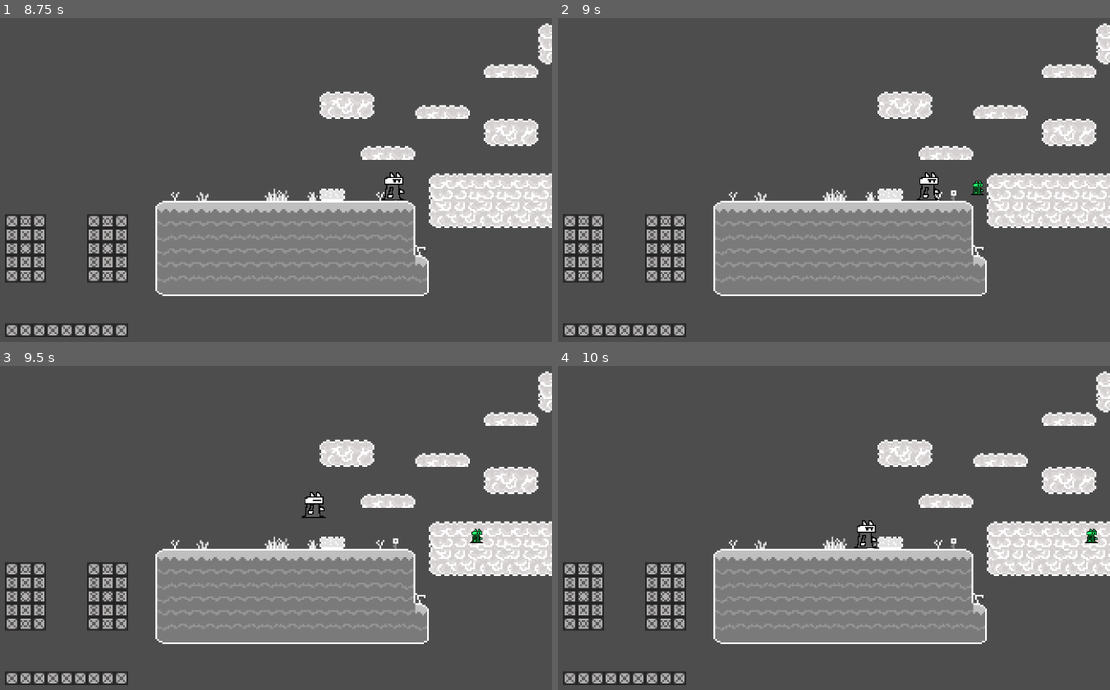
Above: before the commit, frames 1-4 (two rows, left to right).
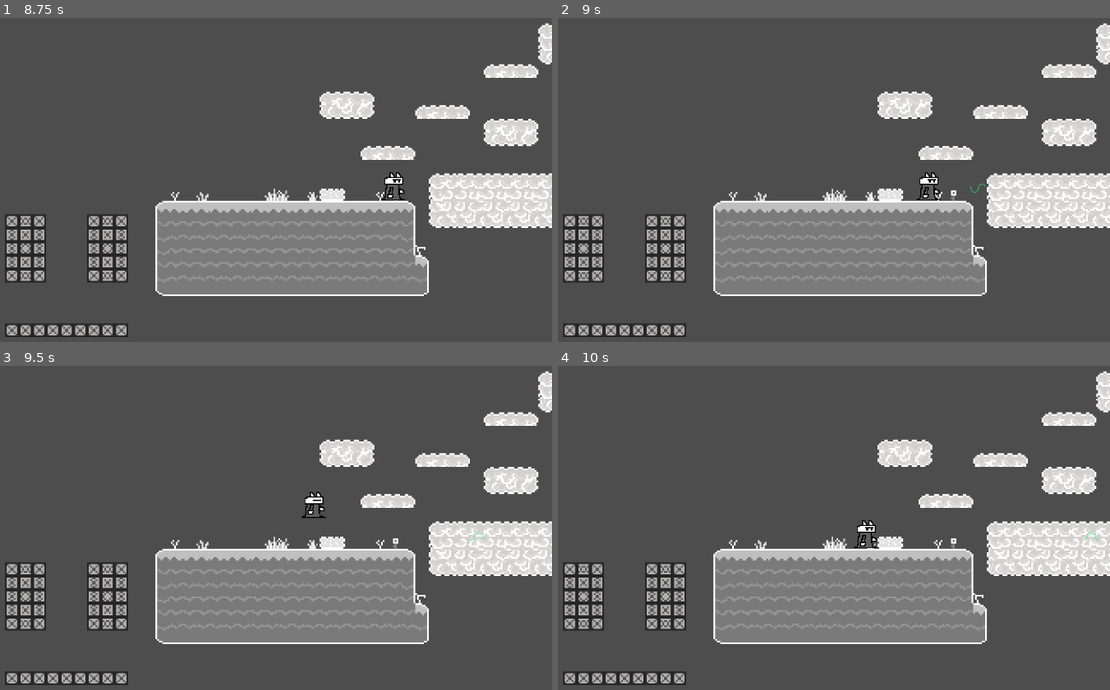
Above: after the commit, the same moments.

Repository: MidnightWolfe/Github-Game-Jam-2024
Game: Godot game, scene res://node_2d.tscn
Two runs of this game, one before a commit and one after it. Both use one fixed random seed, a clock stepped at 60 frames per second and the inputs below.
Inputs:
- Up to frame 1 (8.75 s): hold D (right) 0.53-1.28 s; tap Space (ui_select) at 0.77, 1.52, 3.02, 3.77, 4.52, 5.75, 6.02, 6.77, 7.52 s; hold S (down) 1.28-2.03 s; tap Enter at 2 s; hold D (right) 2.03-2.78 s; hold W (up) 2.78-3.53 s; hold A (left) 3.53-5.03 s; hold S (down) 5.03-5.78 s; hold D (right) 5.78-6.53 s; hold W (up) 6.53-7.28 s; hold D (right) 7.28-8.03 s; hold S (down) from 8.03 s (still down)
- Up to frame 2 (9 s): tap Enter at 8.75 s; release S (down) at 8.78 s; hold A (left) from 8.78 s (still down)
- Up to frame 3 (9.5 s): keep holding A (left); tap Space (ui_select) at 9.02 s
- Up to frame 4 (10 s): release A (left) at 9.53 s; hold W (up) from 9.53 s (still down); tap Space (ui_select) at 9.77 s

Frame 1 is identical in both runs. In frame 2, less than 0.1% of the frame differs, in the area x 74-78%, y 50-55%; in frame 3, less than 0.1%, in the area x 84-88%, y 50-55%; in frame 4, less than 0.1%.

Commit message:
Changed projectile sprite

Diff:
--- a/gamejam/player.gd
+++ b/gamejam/player.gd
@@ -20,7 +20,7 @@
 
 
 
-func _physics_process(delta):
+func _physics_process(_delta):
 	#get_input()	#Getting the player inputs
 
 	##Get the player to move in left / right directions
@@ -86,5 +86,5 @@
 
 
 # Called every frame. 'delta' is the elapsed time since the previous frame.
-func _process(delta: float) -> void:
+func _process(_delta: float) -> void:
 	pass
--- a/gamejam/spells.gd
+++ b/gamejam/spells.gd
@@ -4,22 +4,19 @@
 var velocity = Vector2()
 var colour = Color()
 
-@onready var sprite = $Sprite2D
-
-var image = Image.load_from_file("res://Sprites/player.png")
-var texture = ImageTexture.create_from_image(image)
-
-func _set_colour(colour):
-	self.colour = colour
+@onready var animationSprite = $AnimatedSprite2D
 
 func _ready() -> void:
-	sprite.texture = texture
-	sprite.modulate = colour
+	animationSprite.modulate = colour
+	pass
 
 func _physics_process(delta: float) -> void:
 	velocity.x = SPEED * delta
 	translate(velocity)
+	animationSprite.play("projectile")
 
+func _set_colour(newColour):
+	colour = newColour
 
 func _on_visible_on_screen_notifier_2d_screen_exited() -> void:
 	queue_free()
--- a/gamejam/spells.tscn
+++ b/gamejam/spells.tscn
@@ -1,19 +1,210 @@
-[gd_scene load_steps=4 format=3 uid="uid://ch2auvsqkytcs"]
+[gd_scene load_steps=31 format=3 uid="uid://ch2auvsqkytcs"]
 
 [ext_resource type="Script" path="res://spells.gd" id="1_umqmt"]
-[ext_resource type="Texture2D" uid="uid://c6pw1dkegurkk" path="res://Sprites/player.png" id="2_t5wqg"]
+[ext_resource type="Texture2D" uid="uid://b8pkfxfansnww" path="res://Sprites/projectile.png" id="3_w5dkm"]
 
 [sub_resource type="RectangleShape2D" id="RectangleShape2D_0wjn4"]
 size = Vector2(23, 25)
 
+[sub_resource type="AtlasTexture" id="AtlasTexture_mdxpo"]
+atlas = ExtResource("3_w5dkm")
+region = Rect2(0, 0, 32, 32)
+
+[sub_resource type="AtlasTexture" id="AtlasTexture_wd2an"]
+atlas = ExtResource("3_w5dkm")
+region = Rect2(32, 0, 32, 32)
+
+[sub_resource type="AtlasTexture" id="AtlasTexture_alrsf"]
+atlas = ExtResource("3_w5dkm")
+region = Rect2(64, 0, 32, 32)
+
+[sub_resource type="AtlasTexture" id="AtlasTexture_l6jl7"]
+atlas = ExtResource("3_w5dkm")
+region = Rect2(96, 0, 32, 32)
+
+[sub_resource type="AtlasTexture" id="AtlasTexture_jpe38"]
+atlas = ExtResource("3_w5dkm")
+region = Rect2(128, 0, 32, 32)
+
+[sub_resource type="AtlasTexture" id="AtlasTexture_ewn18"]
+atlas = ExtResource("3_w5dkm")
+region = Rect2(0, 32, 32, 32)
+
+[sub_resource type="AtlasTexture" id="AtlasTexture_if15d"]
+atlas = ExtResource("3_w5dkm")
+region = Rect2(32, 32, 32, 32)
+
+[sub_resource type="AtlasTexture" id="AtlasTexture_j3ay1"]
+atlas = ExtResource("3_w5dkm")
+region = Rect2(64, 32, 32, 32)
+
+[sub_resource type="AtlasTexture" id="AtlasTexture_tj716"]
+atlas = ExtResource("3_w5dkm")
+region = Rect2(96, 32, 32, 32)
+
+[sub_resource type="AtlasTexture" id="AtlasTexture_a2c78"]
+atlas = ExtResource("3_w5dkm")
+region = Rect2(128, 32, 32, 32)
+
+[sub_resource type="AtlasTexture" id="AtlasTexture_dpg6n"]
+atlas = ExtResource("3_w5dkm")
+region = Rect2(0, 64, 32, 32)
+
+[sub_resource type="AtlasTexture" id="AtlasTexture_5a5nl"]
+atlas = ExtResource("3_w5dkm")
+region = Rect2(32, 64, 32, 32)
+
+[sub_resource type="AtlasTexture" id="AtlasTexture_25mq4"]
+atlas = ExtResource("3_w5dkm")
+region = Rect2(64, 64, 32, 32)
+
+[sub_resource type="AtlasTexture" id="AtlasTexture_4428n"]
+atlas = ExtResource("3_w5dkm")
+region = Rect2(96, 64, 32, 32)
+
+[sub_resource type="AtlasTexture" id="AtlasTexture_5s3l2"]
+atlas = ExtResource("3_w5dkm")
+region = Rect2(128, 64, 32, 32)
+
+[sub_resource type="AtlasTexture" id="AtlasTexture_x75tq"]
+atlas = ExtResource("3_w5dkm")
+region = Rect2(0, 96, 32, 32)
+
+[sub_resource type="AtlasTexture" id="AtlasTexture_m5jj1"]
+atlas = ExtResource("3_w5dkm")
+region = Rect2(32, 96, 32, 32)
+
+[sub_resource type="AtlasTexture" id="AtlasTexture_7umcs"]
+atlas = ExtResource("3_w5dkm")
+region = Rect2(64, 96, 32, 32)
+
+[sub_resource type="AtlasTexture" id="AtlasTexture_krosg"]
+atlas = ExtResource("3_w5dkm")
+region = Rect2(96, 96, 32, 32)
+
+[sub_resource type="AtlasTexture" id="AtlasTexture_jnt06"]
+atlas = ExtResource("3_w5dkm")
+region = Rect2(128, 96, 32, 32)
+
+[sub_resource type="AtlasTexture" id="AtlasTexture_7tgab"]
+atlas = ExtResource("3_w5dkm")
+region = Rect2(0, 128, 32, 32)
+
+[sub_resource type="AtlasTexture" id="AtlasTexture_3y2c4"]
+atlas = ExtResource("3_w5dkm")
+region = Rect2(32, 128, 32, 32)
+
+[sub_resource type="AtlasTexture" id="AtlasTexture_k0ud7"]
+atlas = ExtResource("3_w5dkm")
+region = Rect2(64, 128, 32, 32)
+
+[sub_resource type="AtlasTexture" id="AtlasTexture_mgt8f"]
+atlas = ExtResource("3_w5dkm")
+region = Rect2(96, 128, 32, 32)
+
+[sub_resource type="AtlasTexture" id="AtlasTexture_o0dgc"]
+atlas = ExtResource("3_w5dkm")
+region = Rect2(128, 128, 32, 32)
+
+[sub_resource type="AtlasTexture" id="AtlasTexture_1uynf"]
+atlas = ExtResource("3_w5dkm")
+region = Rect2(0, 160, 32, 32)
+
+[sub_resource type="SpriteFrames" id="SpriteFrames_fqgrt"]
+animations = [{
+"frames": [{
+"duration": 1.0,
+"texture": SubResource("AtlasTexture_mdxpo")
+}, {
+"duration": 1.0,
+"texture": SubResource("AtlasTexture_wd2an")
+}, {
+"duration": 1.0,
+"texture": SubResource("AtlasTexture_alrsf")
+}, {
+"duration": 1.0,
+"texture": SubResource("AtlasTexture_l6jl7")
+}, {
+"duration": 1.0,
+"texture": SubResource("AtlasTexture_jpe38")
+}, {
+"duration": 1.0,
+"texture": SubResource("AtlasTexture_ewn18")
+}, {
+"duration": 1.0,
+"texture": SubResource("AtlasTexture_if15d")
+}, {
+"duration": 1.0,
+"texture": SubResource("AtlasTexture_j3ay1")
+}, {
+"duration": 1.0,
+"texture": SubResource("AtlasTexture_tj716")
+}, {
+"duration": 1.0,
+"texture": SubResource("AtlasTexture_a2c78")
+}, {
+"duration": 1.0,
+"texture": SubResource("AtlasTexture_dpg6n")
+}, {
+"duration": 1.0,
+"texture": SubResource("AtlasTexture_5a5nl")
+}, {
+"duration": 1.0,
+"texture": SubResource("AtlasTexture_25mq4")
+}, {
+"duration": 1.0,
+"texture": SubResource("AtlasTexture_4428n")
+}, {
+"duration": 1.0,
+"texture": SubResource("AtlasTexture_5s3l2")
+}, {
+"duration": 1.0,
+"texture": SubResource("AtlasTexture_x75tq")
+}, {
+"duration": 1.0,
+"texture": SubResource("AtlasTexture_m5jj1")
+}, {
+"duration": 1.0,
+"texture": SubResource("AtlasTexture_7umcs")
+}, {
+"duration": 1.0,
+"texture": SubResource("AtlasTexture_krosg")
+}, {
+"duration": 1.0,
+"texture": SubResource("AtlasTexture_jnt06")
+}, {
+"duration": 1.0,
+"texture": SubResource("AtlasTexture_7tgab")
+}, {
+"duration": 1.0,
+"texture": SubResource("AtlasTexture_3y2c4")
+}, {
+"duration": 1.0,
+"texture": SubResource("AtlasTexture_k0ud7")
+}, {
+"duration": 1.0,
+"texture": SubResource("AtlasTexture_mgt8f")
+}, {
+"duration": 1.0,
+"texture": SubResource("AtlasTexture_o0dgc")
+}, {
+"duration": 1.0,
+"texture": SubResource("AtlasTexture_1uynf")
+}],
+"loop": true,
+"name": &"projectile",
+"speed": 60.0
+}]
+
 [node name="Spells" type="Area2D"]
 script = ExtResource("1_umqmt")
-
-[node name="Sprite2D" type="Sprite2D" parent="."]
-texture = ExtResource("2_t5wqg")
 
 [node name="CollisionShape2D2" type="CollisionShape2D" parent="."]
 position = Vector2(-0.5, -0.5)
 shape = SubResource("RectangleShape2D_0wjn4")
 
 [node name="VisibleOnScreenNotifier2D2" type="VisibleOnScreenNotifier2D" parent="."]
+
+[node name="AnimatedSprite2D" type="AnimatedSprite2D" parent="."]
+sprite_frames = SubResource("SpriteFrames_fqgrt")
+animation = &"projectile"
Binary file added: gamejam/Sprites/projectile.png
Not shown, added: gamejam/Sprites/projectile.png.import
